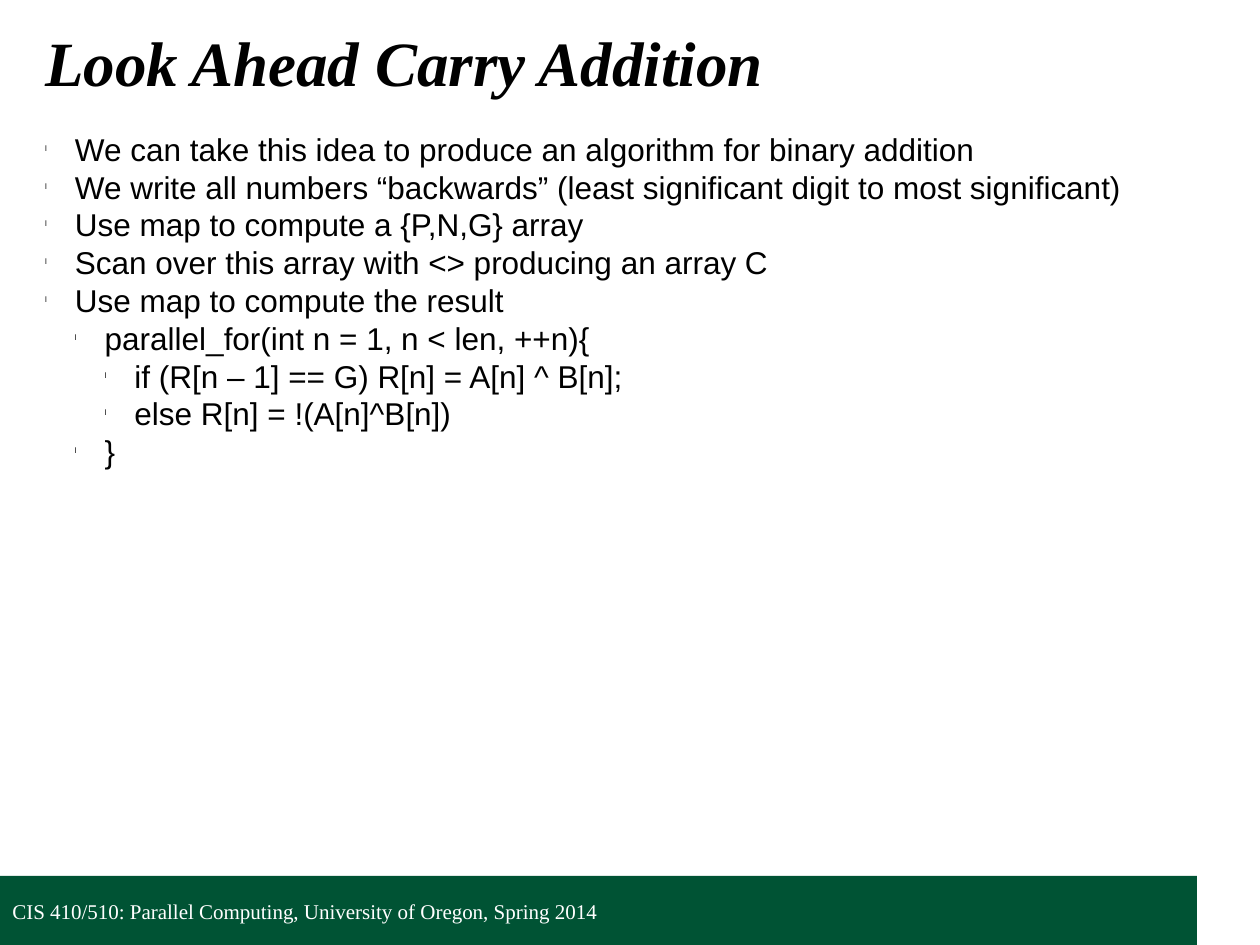
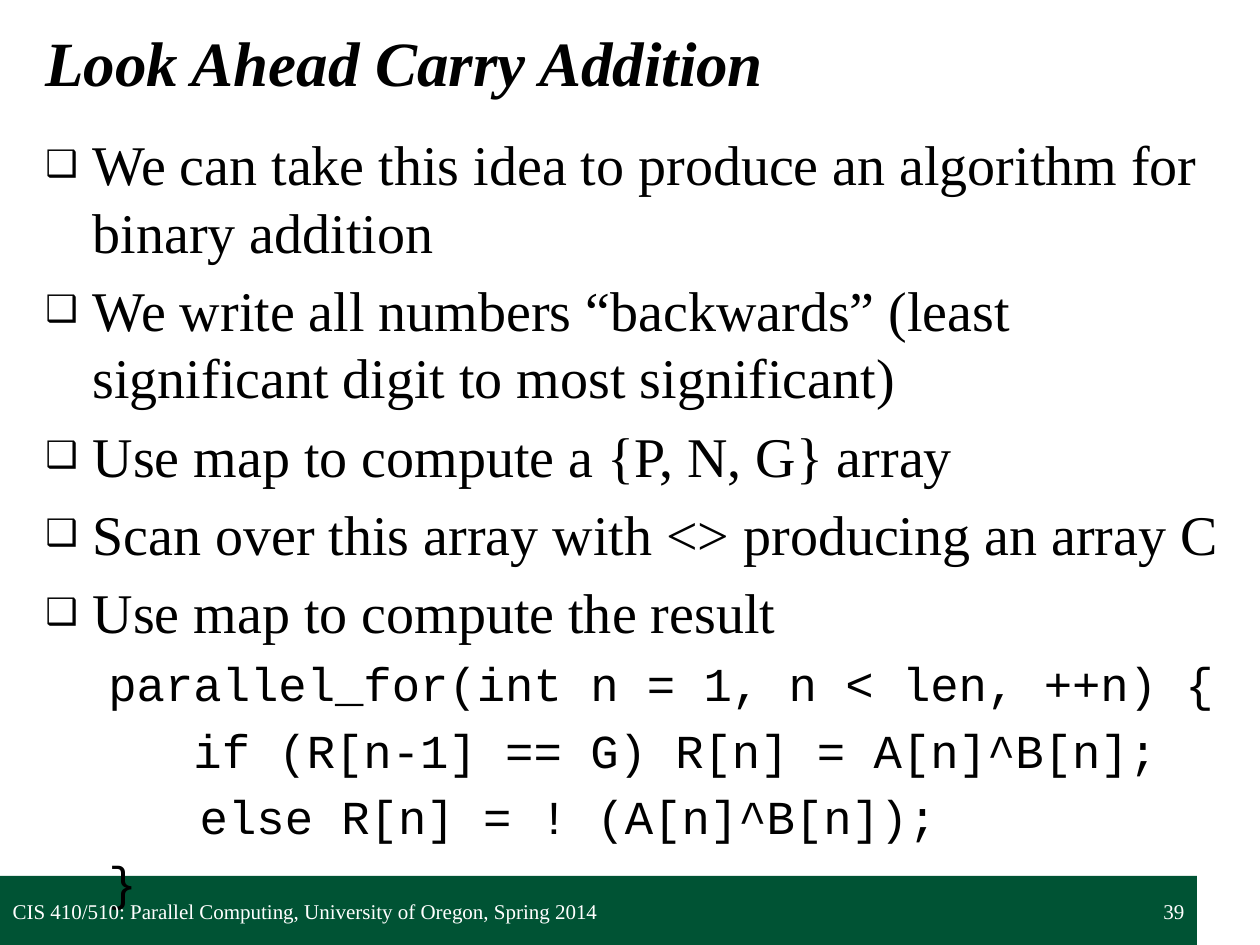
Before and after one commit to UOregonParallel/CourseMaterials, a slide deck: slide 39 of lecture_content/classSlides/2_collectivesPattern/collectivesPattern.pptx. Drawn at 1260x945 pixels with LibreOffice and Linux fonts; fonts in the diff are those of the drawing; background and template pictures are left out. Boxes give left, top, right and bottom in pixels: in the first picture for what was removed or moved away, otherwise in the second. Text is boxed around its words. In the diff, an @@ line names an element or a change of style, - is before the commit and + after.

Commit message:
Re-formatted collectives presentation, added PDF versions of all lectures for ease in review process.

```diff
--- a/lecture_content/classSlides/2_collectivesPattern/collectivesPattern.pptx
+++ b/lecture_content/classSlides/2_collectivesPattern/collectivesPattern.pptx
@@ text at <box>93,145,1217,644</box>: size 18 to 32 pt, font Arial to Times New Roman in "We can take this idea to produce ...", "We write all numbers “backwards” (least significant ...", "Scan over this array with <> producing ...", "Use map to compute the result"; size 18 to 27 pt, font Arial to Courier New in "}"; bullet l to ❑; more space between paragraphs; bullet l to none @@
@@ text at <box>93,438,952,487</box>: text changed; size 18 to 32 pt; font Arial to Times New Roman @@
-l Use map to compute a {P,N,G} array
+❑ Use map to compute a {P, N, G} array
@@ text at <box>108,668,1157,844</box>: text changed; size 18 to 27 pt; font Arial to Courier New @@
-  l parallel_for(int n = 1, n < len, ++n){
-    l if (R[n – 1] == G) R[n] = A[n] ^ B[n];
-    l else R[n] = !(A[n]^B[n])
+  parallel_for(int n = 1, n < len, ++n) {
+  if (R[n-1] == G) R[n] = A[n]^B[n];
+  else R[n] = ! (A[n]^B[n]);
@@ page number added at <box>1163,905,1184,920</box>, 12 pt, text #FFFFFF @@
+39
```
Also in this commit, not shown: 37 other slides changed, 2 slides added, 2 slides removed, 3 other files.
